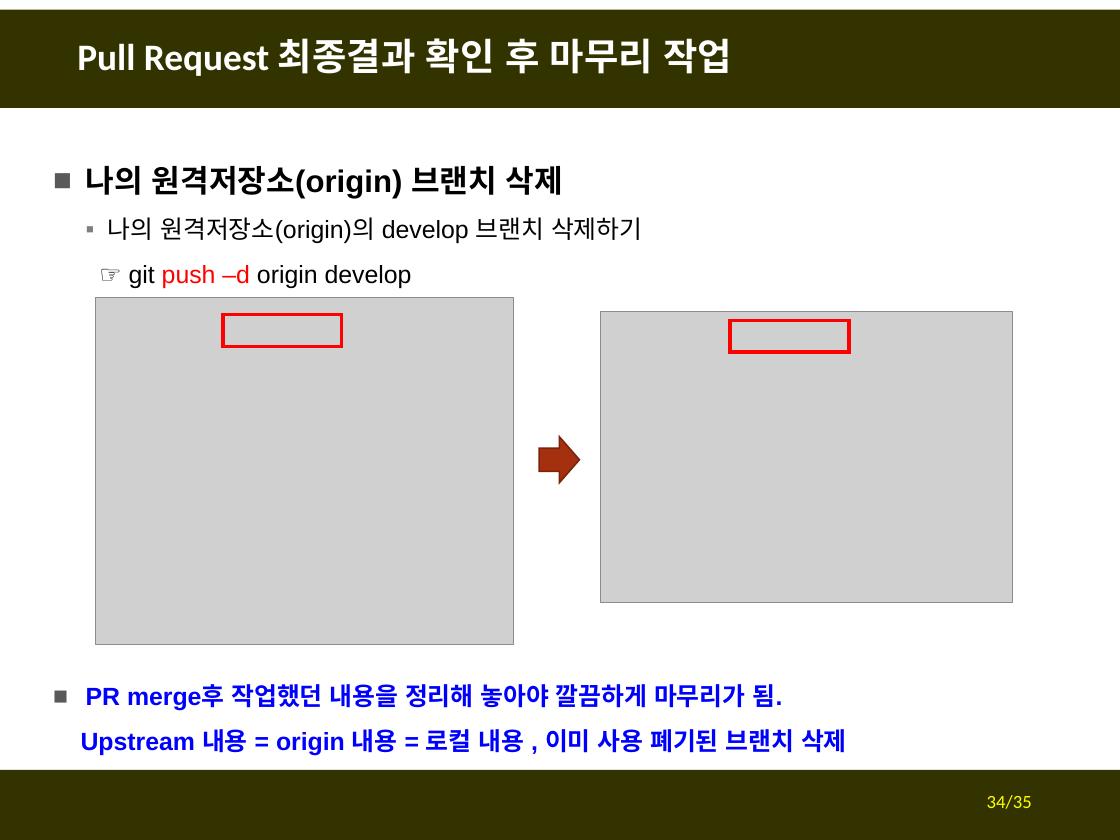
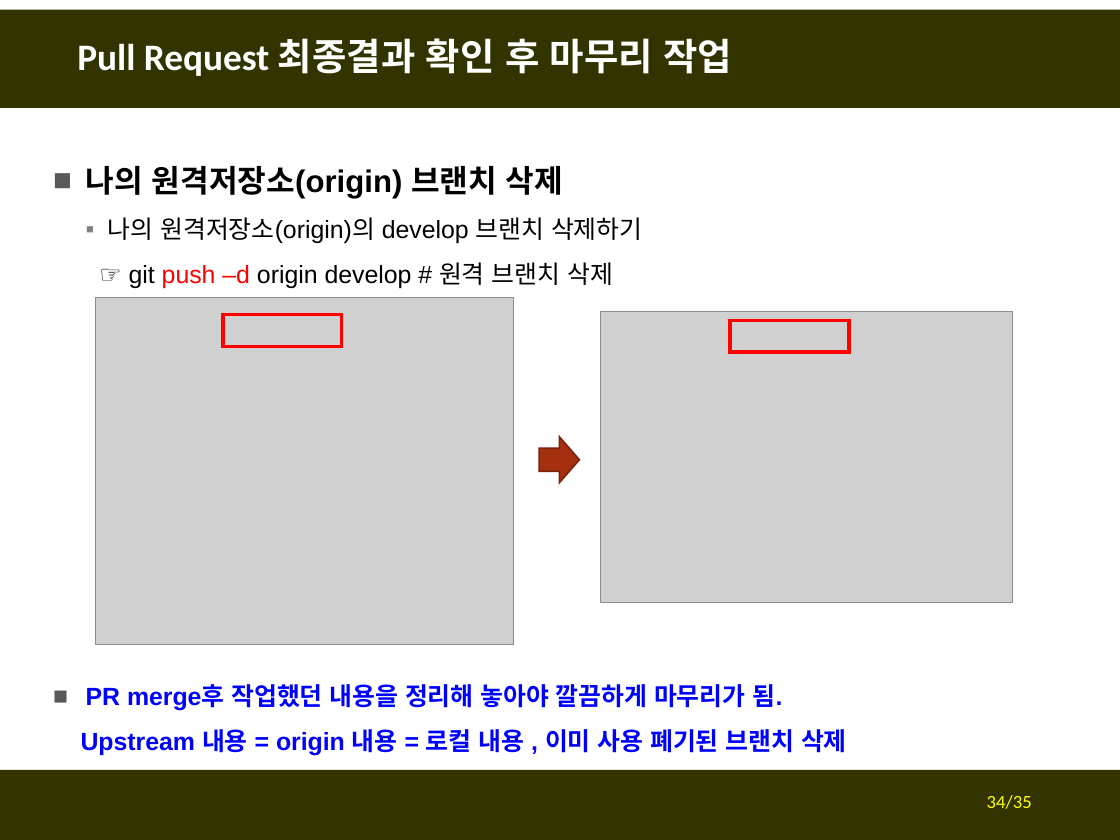
Before and after one commit to fasthill/github-lecture, a slide deck: slide 34 of git및github첫걸음3-forkclonePR.pptx. Drawn at 1120x840 pixels with LibreOffice and Linux fonts; fonts in the diff are those of the drawing; grey boxes stand for pictures. Boxes give left, top, right and bottom in pixels: in the first picture for what was removed or moved away, otherwise in the second. Text is boxed around its words. In the diff, an @@ line names an element or a change of style, - is before the commit and + after.

```diff
--- a/git및github첫걸음3-forkclonePR.pptx
+++ b/git및github첫걸음3-forkclonePR.pptx
@@ text at [129,262,613,288]: text changed @@
-  ☞ git push –d origin develop
+  ☞ git push –d origin develop # 원격 브랜치 삭제
```
